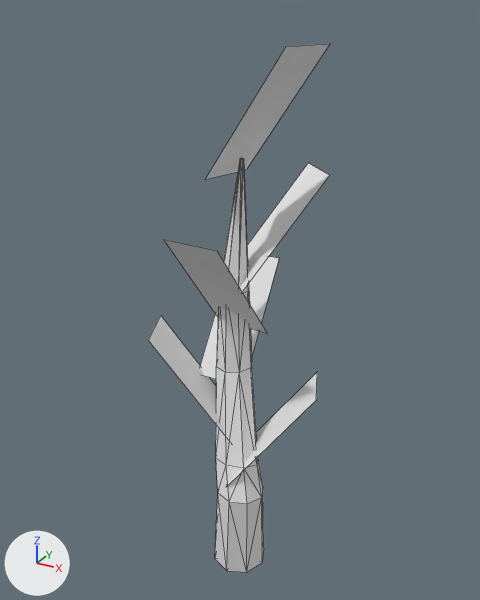
The OBJ model GameJam - Together/Assets/_Together VR/Models/Sapling.obj, before and after one commit.
Before and after are seen from a 50 mm lens placed at (4.25, -7.71, 8.64), pointed at (-0.14, 0.28, 4.65). Lighting does not change. The marker at lower left points along +X, +Y and +Z. Mesh edges are drawn as thin lines. Where no turn or scale is listed for an object, it has been applied to the vertices. Vertices at the same position are counted once.

The scene before the commit, as lines of its bpy script (objects in view):
```python
me_sapling = bpy.data.meshes.new('Sapling')
me_sapling.from_pydata(...)  # 74 vertices, 102 faces; spans x -1.39..1.28, y -1.1..1.47, z 0.0..8.26
me_sapling.materials.append(mat_initialshadinggroup)  # white #e7e7e7
ob_sapling = bpy.data.objects.new('Sapling', me_sapling)
ob_sapling.location = (0.0, 0.0, 0.0)
```
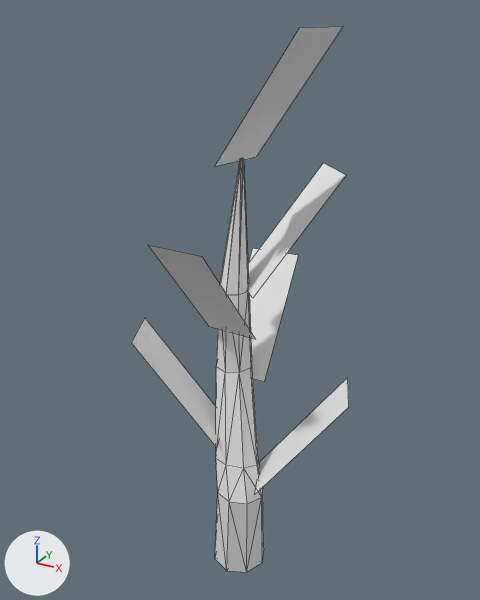
Commit message: Fixed clipping with sapling

Pixel boxes (x1, y1, x2, y2) of what changed, in the pictures (480 x 600 px; the box of a moved part takes in the faces that stretch with it):
'Sapling', reshaped (20% wider)
    before: (149, 44, 330, 572)
    after: (132, 27, 349, 572)
part 1 of me_sapling, moved or reshaped
    before: (205, 44, 330, 179)
    after: (215, 27, 343, 166)
part 2 of me_sapling, moved or reshaped
    before: (239, 163, 330, 292)
    after: (248, 163, 346, 298)
part 3 of me_sapling, moved or reshaped
    before: (164, 240, 267, 333)
    after: (148, 245, 255, 339)
part 4 of me_sapling, moved or reshaped
    before: (200, 257, 279, 379)
    after: (248, 248, 298, 382)
part 5 of me_sapling, moved or reshaped
    before: (226, 373, 317, 487)
    after: (255, 378, 349, 494)
part 6 of me_sapling, moved or reshaped
    before: (149, 316, 231, 443)
    after: (132, 318, 219, 448)

Patch to the scene script:
```diff
--- a/GameJam - Together/Assets/_Together VR/Models/Sapling.obj.py
+++ b/GameJam - Together/Assets/_Together VR/Models/Sapling.obj.py
@@ me_sapling @@
 me_sapling.from_pydata(...)  # 74 vertices, 102 faces; spans x -1.39..1.28, y -1.1..1.47, z 0.0..8.26
 # used by ob_sapling; location = (0.0, 0.0, 0.0)
+# me_sapling part 1: the loose piece of 4 vertices spanning x -0.33..1.14, y -0.65..0.46, z 6.57..8.26 is moved by (0.15, 0.0, 0.19)
+# me_sapling part 2: the loose piece of 4 vertices spanning x -0.54..0.98, y -0.14..1.37, z 4.87..6.55 is moved by (0.19, 0.11, 0.0)
+# me_sapling part 3: the loose piece of 4 vertices spanning x -0.53..0.35, y -1.1..0.25, z 4.24..5.92 is moved by (-0.05, -0.26, 0.0)
+# me_sapling part 4: the loose piece of 4 vertices spanning x -0.9..-0.01, y 0.12..1.47, z 3.26..4.94 is moved by (0.22, 0.27, 0.0)
+# me_sapling part 5: the loose piece of 4 vertices spanning x -0.24..1.28, y -0.54..0.71, z 1.83..3.52 is moved by (0.47, 0.06, 0.0)
+# me_sapling part 6: the loose piece of 4 vertices spanning x -1.39..0.03, y -0.79..0.46, z 2.47..4.24 is moved by (-0.16, -0.19, 0.0)
 me_sapling.materials.append(mat_initialshadinggroup)
```
